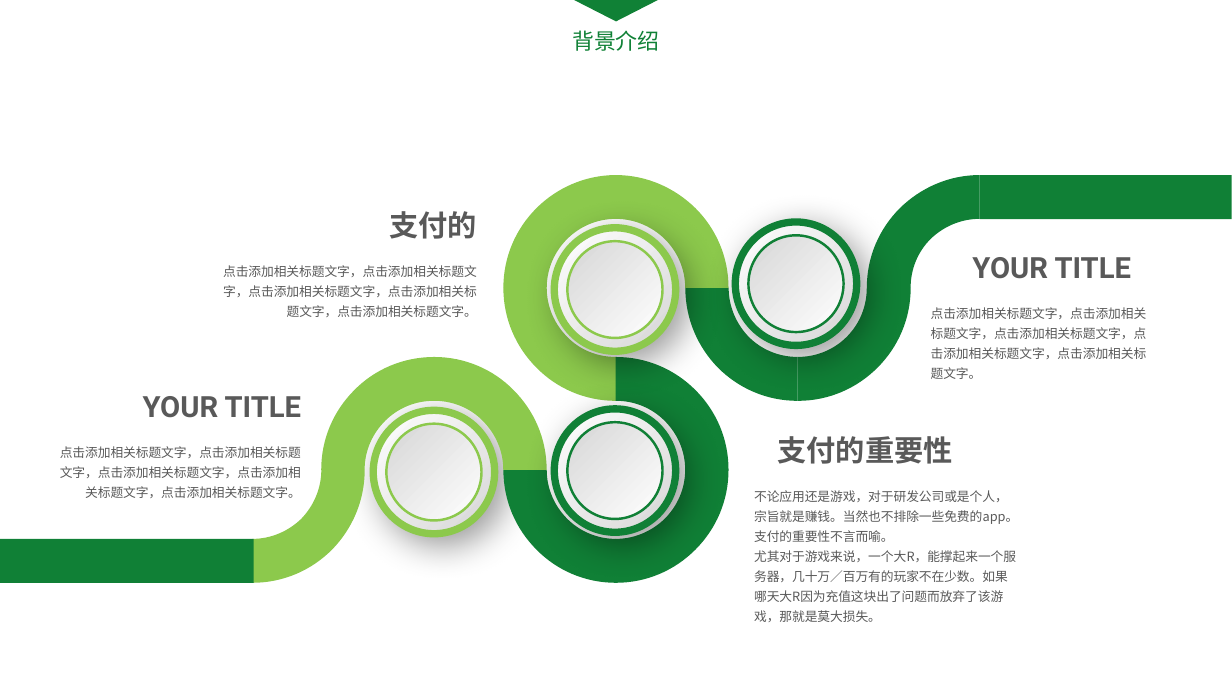
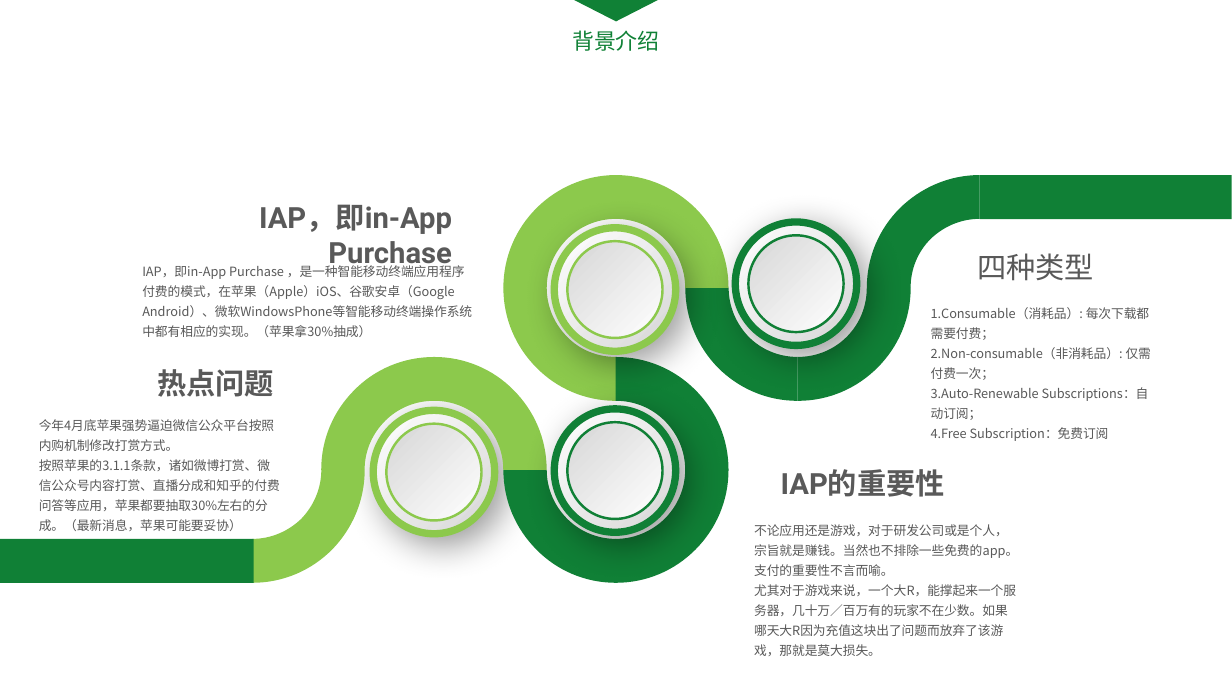
Before and after one commit to qiyer/ApplePayDemo, a slide deck: slide 3 of Pay_PPT/Apple_Pay.pptx. Drawn at 1232x693 pixels with LibreOffice and Linux fonts; fonts in the diff are those of the drawing. Boxes give left, top, right and bottom in pixels: in the first picture for what was removed or moved away, otherwise in the second. Text is boxed around its words. In the diff, an @@ line names an element or a change of style, - is before the commit and + after.

```diff
--- a/Pay_PPT/Apple_Pay.pptx
+++ b/Pay_PPT/Apple_Pay.pptx
@@ text at <box>259,204,452,270</box>: text changed @@
-支付的
+IAP，即in-App Purchase
@@ text at <box>142,263,472,337</box>: text changed @@
-点击添加相关标题文字，点击添加相关标题文字，点击添加相关标题文字，点击添加相关标题文字，点击添加相关标题文字。
+IAP，即in-App Purchase ，是一种智能移动终端应用程序付费的模式，在苹果（Apple）iOS、谷歌安卓（Google Android）、微软WindowsPhone等智能移动终端操作系统中都有相应的实现。（苹果拿30%抽成）
@@ text at <box>977,253,1094,281</box>: text changed; font Roboto to Noto Sans CJK SC; bold off @@
-YOUR TITLE
+四种类型
@@ text at <box>931,307,1151,441</box>: text changed @@
-点击添加相关标题文字，点击添加相关标题文字，点击添加相关标题文字，点击添加相关标题文字，点击添加相关标题文字。
+1.Consumable（消耗品）: 每次下载都需要付费；
+2.Non-consumable（非消耗品）: 仅需付费一次；
+3.Auto-Renewable Subscriptions：自动订阅；
+4.Free Subscription：免费订阅
@@ text at <box>157,369,274,397</box>: text changed @@
-YOUR TITLE
+热点问题
@@ text at <box>39,419,280,531</box>: text changed @@
-点击添加相关标题文字，点击添加相关标题文字，点击添加相关标题文字，点击添加相关标题文字，点击添加相关标题文字。
+今年4月底苹果强势逼迫微信公众平台按照内购机制修改打赏方式。
+按照苹果的3.1.1条款，诸如微博打赏、微信公众号内容打赏、直播分成和知乎的付费问答等应用，苹果都要抽取30%左右的分成。（最新消息，苹果可能要妥协）
@@ text at <box>781,469,945,497</box>: text changed @@
-支付的重要性
+IAP的重要性
@@ text "不论应用还是游戏，对于研发公司或是个人，宗旨就是赚钱。当然也不排除一些免费的app。": place and size @@
-text "不论应用还是游戏，对于研发公司或是个人，宗旨就是赚钱。当然也不排除一些免费的app。" at <box>754,490,1018,622</box>
+text "不论应用还是游戏，对于研发公司或是个人，宗旨就是赚钱。当然也不排除一些免费的app。" at <box>754,524,1018,656</box>
```
Also in this commit, not shown: 4 other slides changed, 4 slides added, 13 slides removed, 4 other files.
